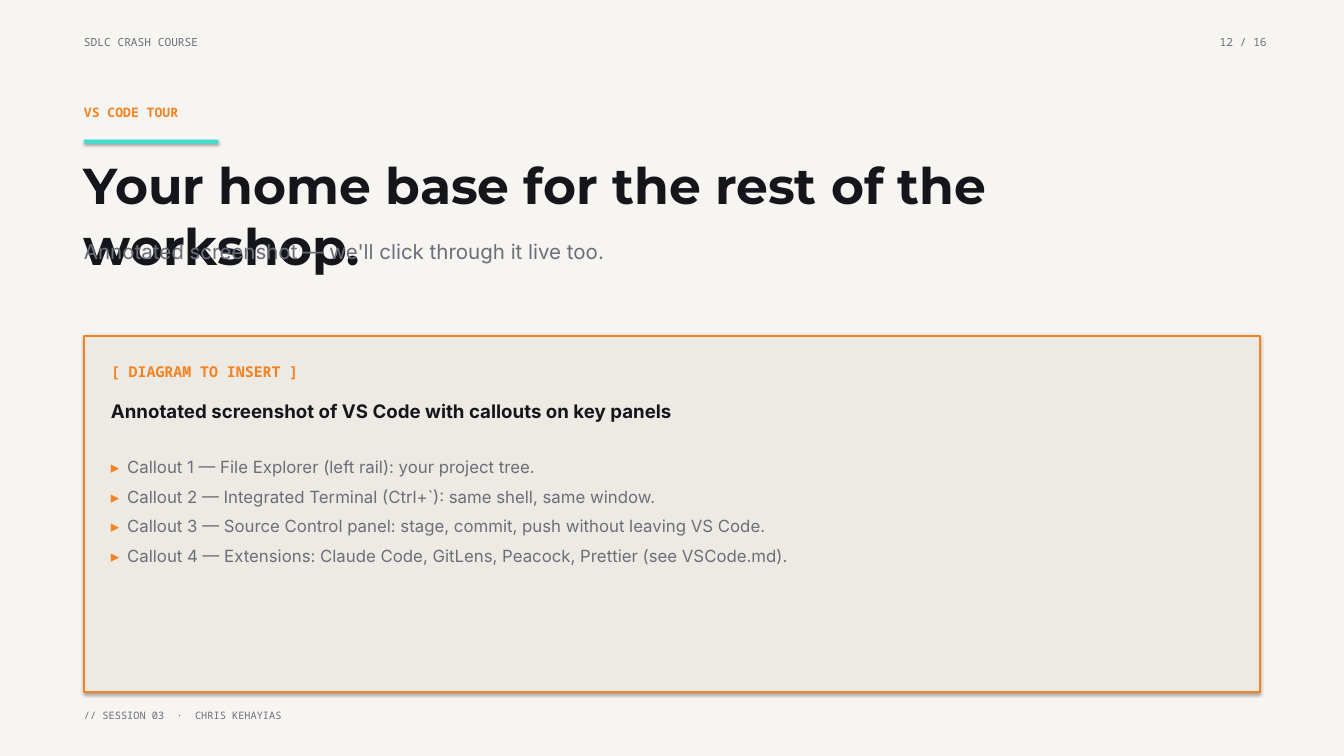
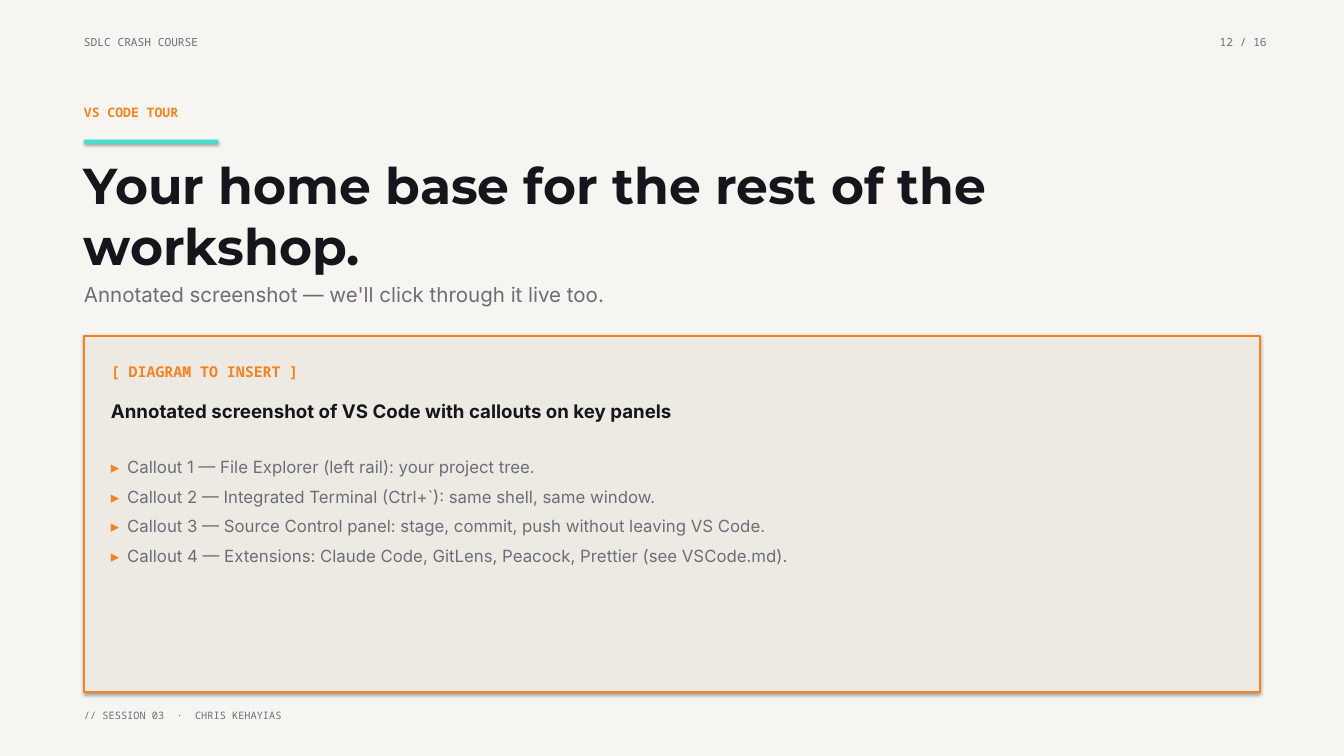
Before and after one commit to chriskehayias/ContextEngineering, a slide deck: slide 13 of schedule/03-sdlc-crash-course/03-sdlc-crash-course.pptx (slide 12 before the commit). Drawn at 1344x756 pixels with LibreOffice and Linux fonts; fonts in the diff are those of the drawing. Boxes give left, top, right and bottom in pixels: in the first picture for what was removed or moved away, otherwise in the second. Text is boxed around its words. In the diff, an @@ line names an element or a change of style, - is before the commit and + after.

```diff
--- a/schedule/03-sdlc-crash-course/03-sdlc-crash-course.pptx
+++ b/schedule/03-sdlc-crash-course/03-sdlc-crash-course.pptx
@@ text "Annotated screenshot — we'll click ...": place and size @@
-text "Annotated screenshot — we'll click ..." at [84,241,604,264]
+text "Annotated screenshot — we'll click ..." at [84,286,604,307]
```
Also in this commit, not shown: 9 other slides changed, 1 slide added, 4 other files.
